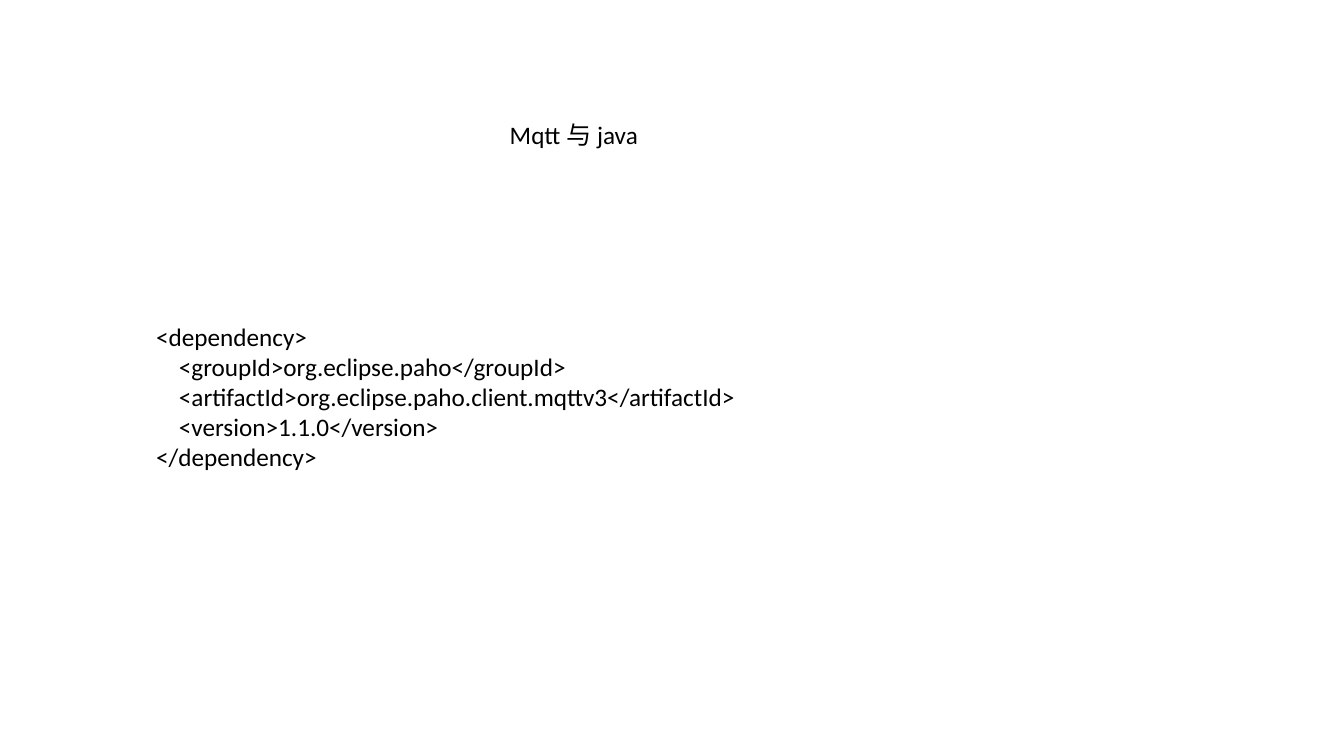
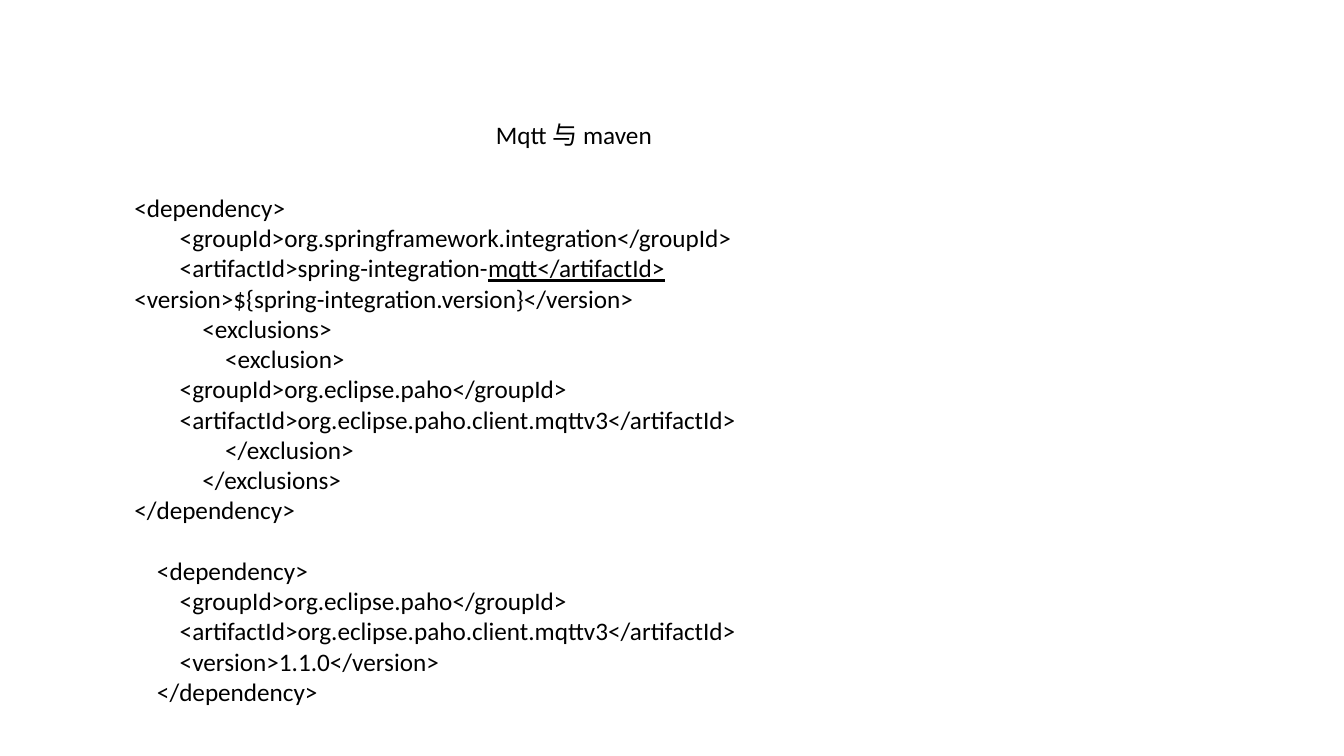
Before and after one commit to fanhuajun/notes, a slide deck: slide 12 of linux/MQTT.pptx (slide 8 before the commit). Drawn at 1344x756 pixels with LibreOffice and Linux fonts; fonts in the diff are those of the drawing. Boxes give left, top, right and bottom in pixels: in the first picture for what was removed or moved away, otherwise in the second. Text is boxed around its words. In the diff, an @@ line names an element or a change of style, - is before the commit and + after.

```diff
--- a/linux/MQTT.pptx
+++ b/linux/MQTT.pptx
@@ text at bbox=[496, 123, 652, 148]: text changed @@
-Mqtt 与 java
+Mqtt 与 maven
@@ text "<dependency>": place and size @@
-text "<dependency>" at bbox=[156, 328, 734, 470]
+text "<dependency>" at bbox=[134, 199, 736, 705]
@@ text at bbox=[134, 199, 736, 523]: paragraphs added @@
+<dependency>
+<groupId>org.springframework.integration</groupId>
+<artifactId>spring-integration-mqtt</artifactId>
+<version>${spring-integration.version}</version>
+<exclusions>
+<exclusion>
+<groupId>org.eclipse.paho</groupId>
+<artifactId>org.eclipse.paho.client.mqttv3</artifactId>
+</exclusion>
+</exclusions>
+</dependency>
```
Also in this commit, not shown: 1 other slide changed, 5 slides added, 4 slides removed, 4 other files.
